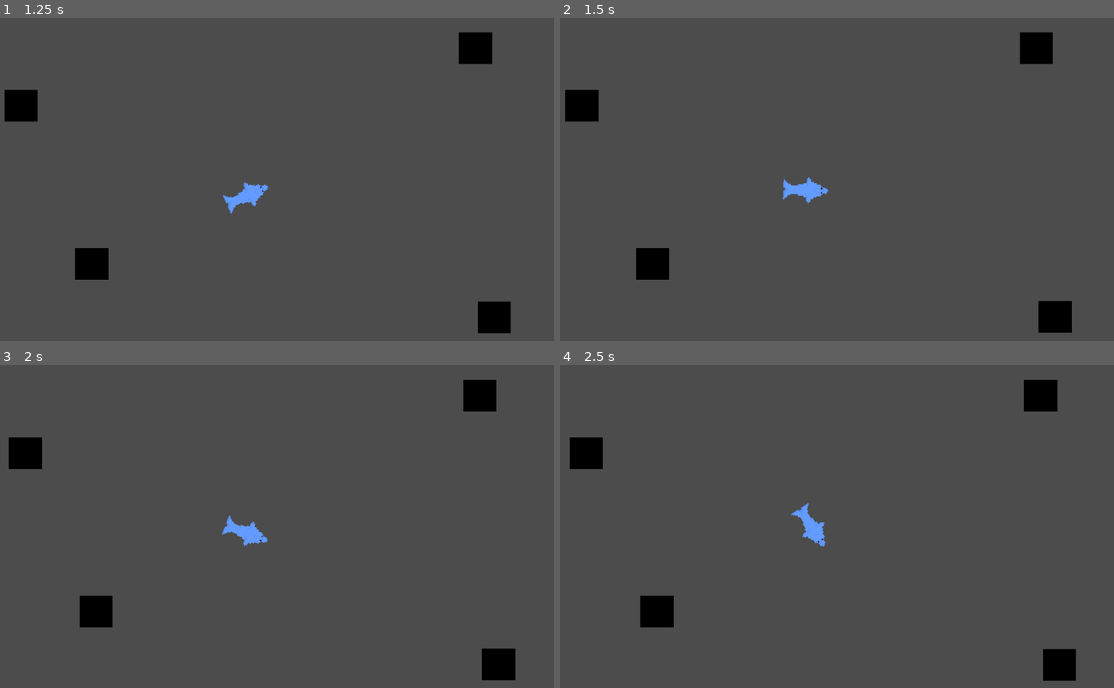
Above: before the commit, frames 1-4 (two rows, left to right).
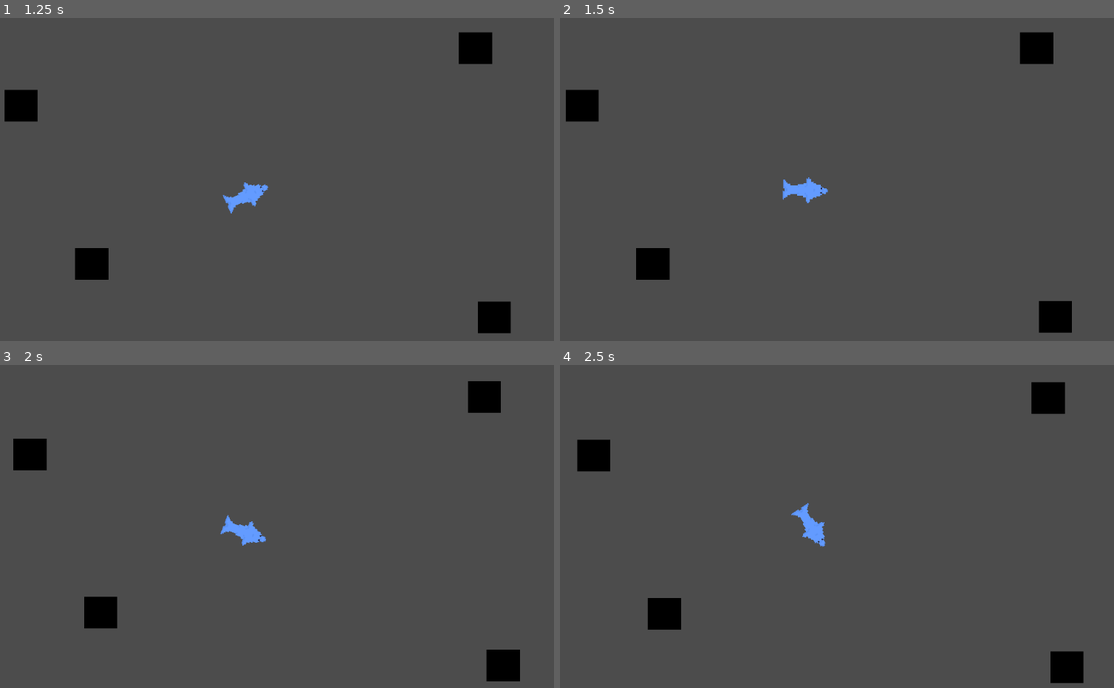
Above: after the commit, the same moments.

Repository: cloewen8/Dolgeon
Game: Godot game, scene res://src/test.tscn
The game is run twice, just before and just after one commit, with the same random seed, the same clock (stepped at 60 frames per second) and the same inputs.
Inputs:
- Up to frame 1 (1.25 s): tap Enter at 0.5 s; hold D (character_right) from 0.53 s (still down); hold Shift (character_slow) from 0.53 s (still down)
- Up to frame 2 (1.5 s): release D (character_right) at 1.28 s; release Shift (character_slow) at 1.28 s; hold S (character_back) from 1.28 s (still down); tap Shift (character_slow) at 1.35 s
- Up to frame 3 (2 s): keep holding S (character_back)
- Up to frame 4 (2.5 s): release S (character_back) at 2.03 s; hold D (character_right) from 2.03 s (still down); hold Shift (character_slow) from 2.03 s (still down)

Frame 1 is identical in both runs. In frame 2, less than 0.1% of the frame differs, in the area x 0-90%, y 4-98%; in frame 3, 0.9%; in frame 4, 1.4%, in the area x 1-95%, y 4-99%.

Commit message:
Adjusted back speed

Diff:
--- a/src/scripts/dolphin.gd
+++ b/src/scripts/dolphin.gd
@@ -1,7 +1,7 @@
 extends KinematicBody2D
 
 export(float) var speed_forward = 10;
-export(float) var speed_back = 5;
+export(float) var speed_back = 7;
 export(float) var speed_mult = 1;
 export(float) var slow_speed_mult = 0.7;
 export(float) var rot_speed = 0.15;
